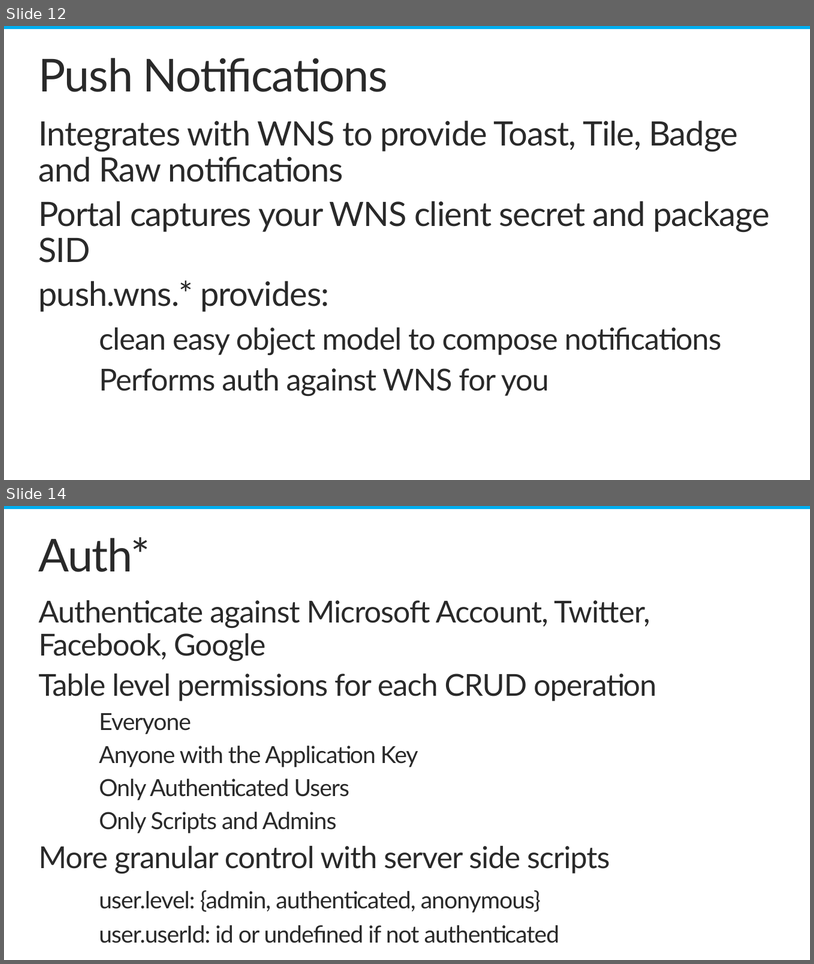
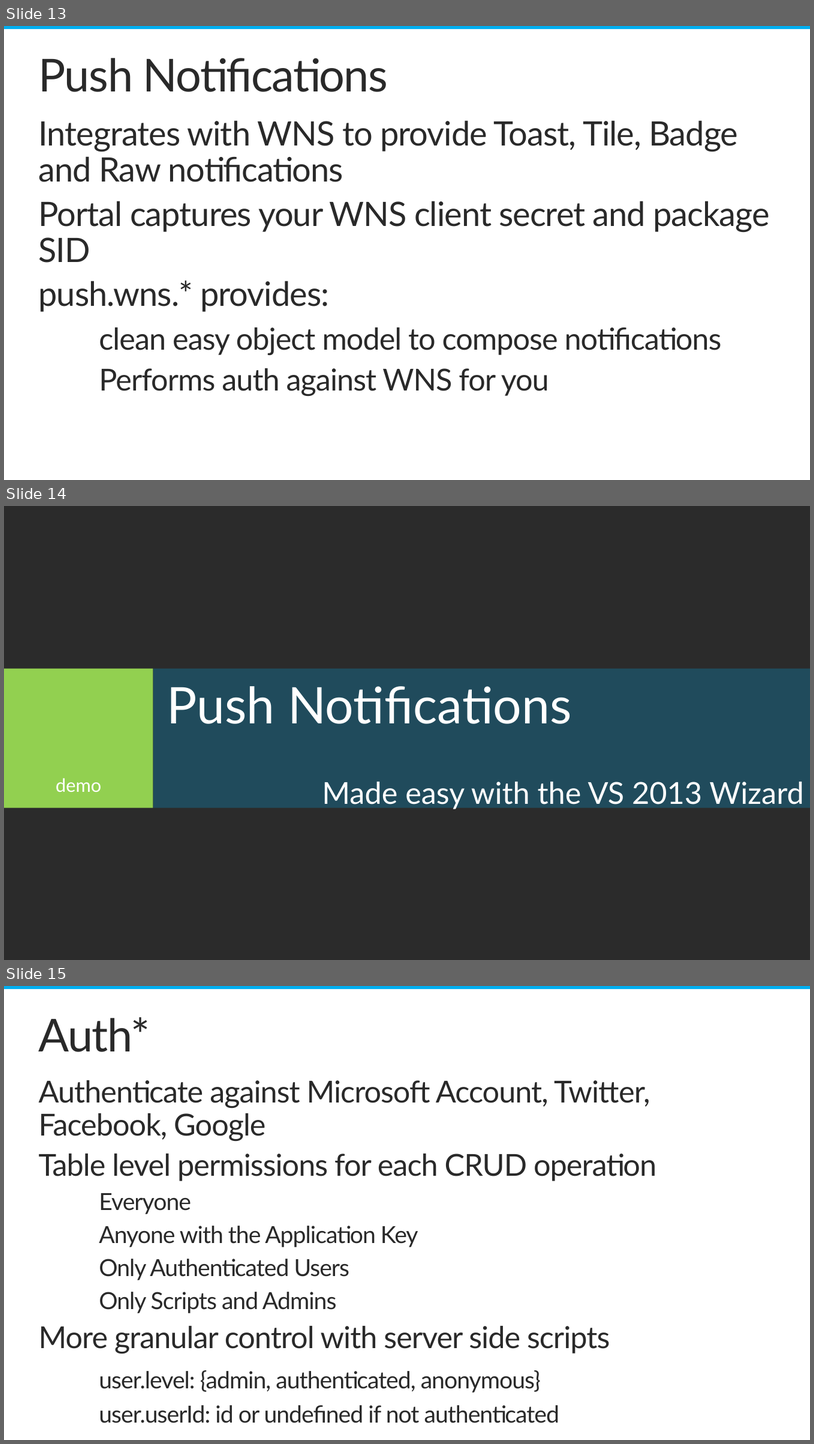
Before and after one commit to nickharris/Presentation-Windows8AndWindowsAzureMobileServices, a slide deck: Windows8AndWindowsAzureMobileServices.pptx. Shown one above the other, each under a label of ours: slides 12 and 14 before the commit, slides 13, 14 and 15 after it; the slides between them are not shown. The pictures are 814x964 and 814x1444 pixels, drawn with LibreOffice and Linux fonts; fonts in the diff are those of the drawing; background and template pictures are left out; a plain dark background stands for a picture behind light text. Boxes give left, top, right and bottom in pixels: in the first picture for what was removed or moved away, otherwise in the second. Text is boxed around its words. In the diff, an @@ line names an element or a change of style, - is before the commit and + after.

```diff
--- a/Windows8AndWindowsAzureMobileServices.pptx
+++ b/Windows8AndWindowsAzureMobileServices.pptx
@@ slide 14 added at (4, 506, 810, 960), background picture (left out) @@
@@ rectangle added at (4, 669, 153, 808), fill #92D050, 22 pt, text #FFFFFF @@
+demo
@@ rectangle added at (153, 669, 810, 808), fill #00AEEF at 25% opacity @@
@@ text added at (167, 686, 804, 809), 36 pt, text #FFFFFF @@
+Push Notifications
+Made easy with the VS 2013 Wizard
@@ what was slide 12 is now slide 13 @@
@@ what was slide 14 is now slide 15 @@
```
Also in this commit, not shown: 14 slides changed, 3 other slides added, 1 slide removed.
